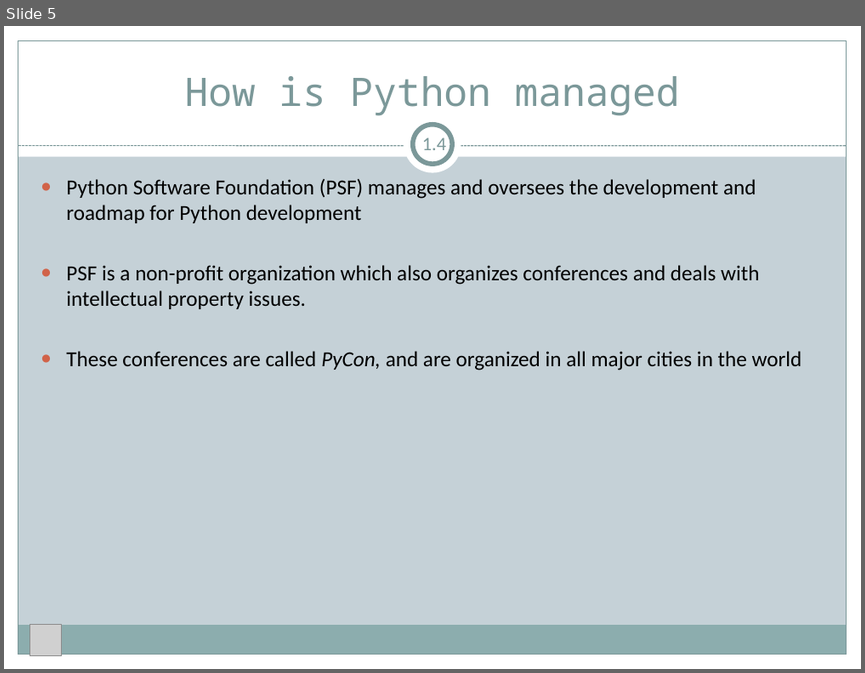
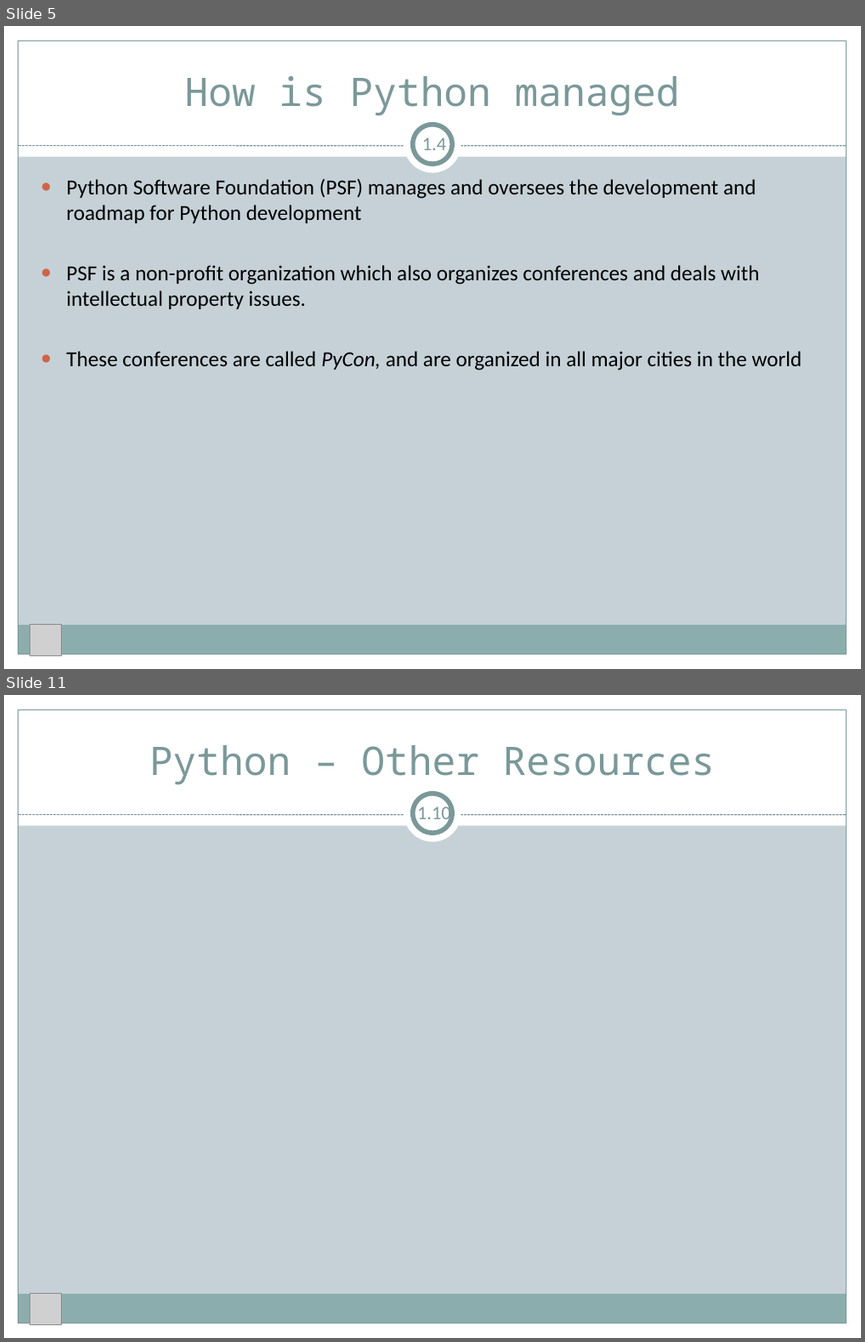
Before and after one commit to quantfineart/Fundamental-Python-Tutorial, a slide deck: Python Fundamentals.pptx. Shown one above the other, each under a label of ours: slide 5 before the commit, slides 5 and 11 after it; the slides between them are not shown. The pictures are 865x673 and 865x1342 pixels, drawn with LibreOffice and Linux fonts; fonts in the diff are those of the drawing; grey boxes stand for pictures. Boxes give left, top, right and bottom in pixels: in the first picture for what was removed or moved away, otherwise in the second. Text is boxed around its words. In the diff, an @@ line names an element or a change of style, - is before the commit and + after.

```diff
--- a/Python Fundamentals.pptx
+++ b/Python Fundamentals.pptx
@@ slide 11 added at [4, 695, 861, 1338], background #C5D1D7; not listed: 9 template elements that a slide beside it also shows @@
@@ title added at [149, 745, 715, 784], 33 pt, text #7C999A @@
+Python – Other Resources
@@ text added at [417, 803, 451, 824], 16 pt, text #7C999A @@
+1.10
@@ picture added at [30, 1293, 62, 1324] @@
```
Also in this commit, not shown: 3 slides changed, 4 other slides added.
